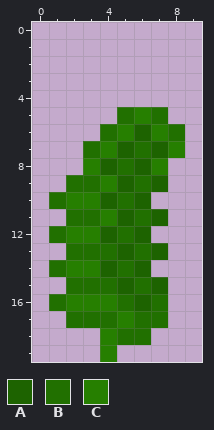
Pixel-art sprite, stored at public/imgs/tiles/forest/components/fern.png. This is how it looked before the edit.
The file is 10x20 pixels.
Palette (. is transparent): A #1d6300  B #217000  C #267f00
Pixels before, first column x 1:
 5 ....BCB.
 6 ...BCACB
 7 ..BCABAC
 8 ..CABAC.
 9 .BBCABA.
10 BCCABA..
11 .BBCABA.
12 BCCABA..
13 .BBBABA.
14 BCCABA..
15 .BBBABA.
16 BCCCBAB.
17 .BBBCBB.
18 ...CBB..
19 ...C....
Now the later version:
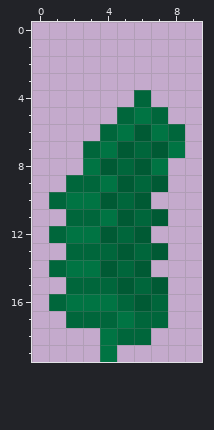
Change:
{"colour":"A","old":"#1d6300","new":"#005a34"}
{"colour":"B","old":"#217000","new":"#00663b"}
{"colour":"C","old":"#267f00","new":"#007443"}
{"y":4,"x":6,"old":".","new":"B"}
{"label":"changed","picture_box":[49,90,185,362]}
